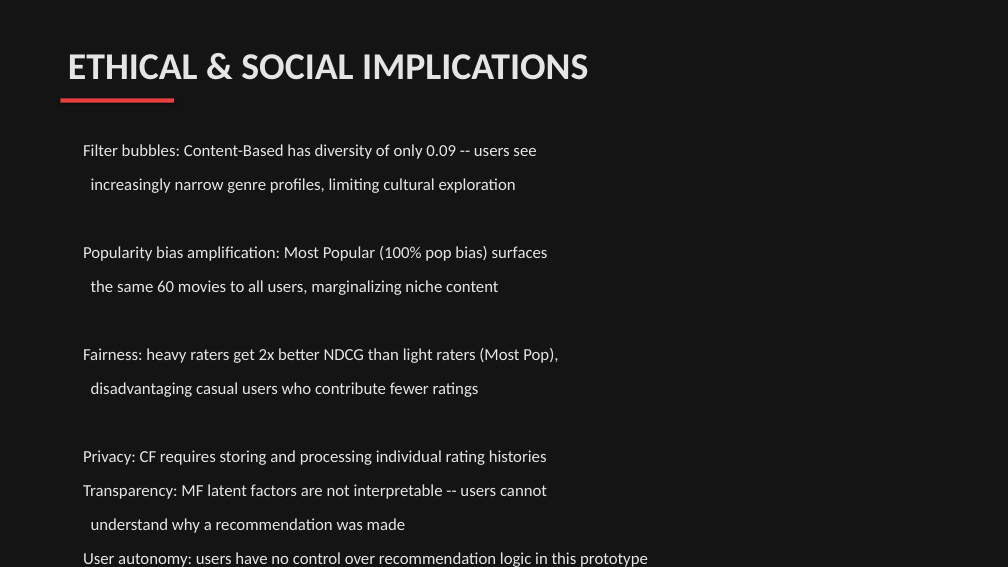
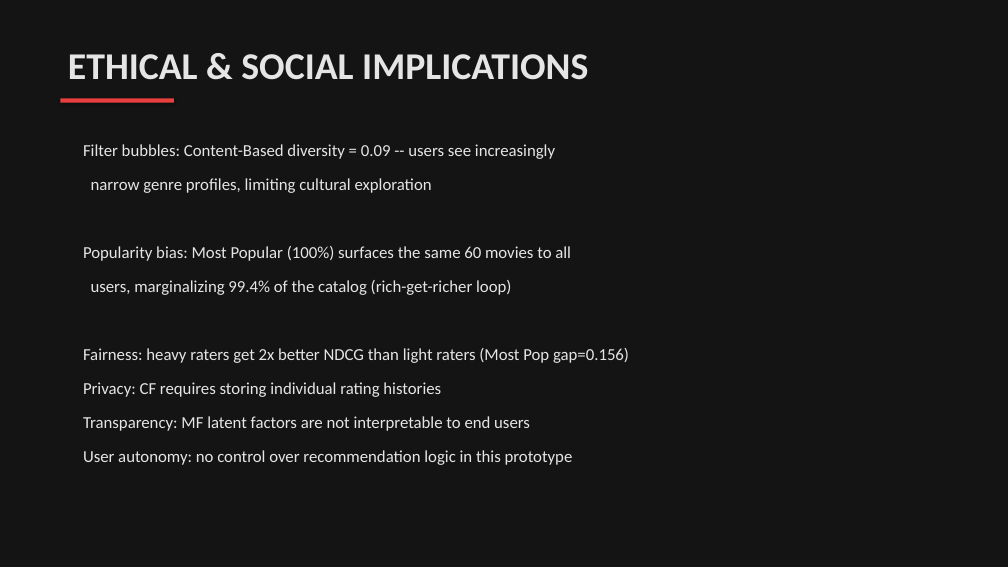
Before and after one commit to Thisisntevenmyfinale/cinematch, a slide deck: slide 17 of CineMatch_Presentation.pptx. Drawn at 1008x567 pixels with LibreOffice and Linux fonts; fonts in the diff are those of the drawing. Boxes give left, top, right and bottom in pixels: in the first picture for what was removed or moved away, otherwise in the second. Text is boxed around its words. In the diff, an @@ line names an element or a change of style, - is before the commit and + after.

```diff
--- a/CineMatch_Presentation.pptx
+++ b/CineMatch_Presentation.pptx
@@ text at (x1=83, y1=144, x2=555, y2=159): text changed @@
-Filter bubbles: Content-Based has diversity of only 0.09 -- users see
+Filter bubbles: Content-Based diversity = 0.09 -- users see increasingly
@@ text at (x1=91, y1=178, x2=432, y2=193): text changed @@
-increasingly narrow genre profiles, limiting cultural exploration
+narrow genre profiles, limiting cultural exploration
@@ text at (x1=83, y1=246, x2=571, y2=261): text changed @@
-Popularity bias amplification: Most Popular (100% pop bias) surfaces
+Popularity bias: Most Popular (100%) surfaces the same 60 movies to all
@@ text at (x1=91, y1=280, x2=511, y2=295): text changed @@
-the same 60 movies to all users, marginalizing niche content
+users, marginalizing 99.4% of the catalog (rich-get-richer loop)
@@ text at (x1=83, y1=348, x2=629, y2=363): text changed @@
-Fairness: heavy raters get 2x better NDCG than light raters (Most Pop),
+Fairness: heavy raters get 2x better NDCG than light raters (Most Pop gap=0.156)
@@ text at (x1=83, y1=382, x2=441, y2=397): text changed @@
-disadvantaging casual users who contribute fewer ratings
+Privacy: CF requires storing individual rating histories
@@ text at (x1=83, y1=416, x2=530, y2=431): text changed @@
-Transparency: MF latent factors are not interpretable -- users cannot
+Transparency: MF latent factors are not interpretable to end users
@@ text at (x1=83, y1=450, x2=573, y2=465): text changed @@
-Privacy: CF requires storing and processing individual rating histories
+User autonomy: no control over recommendation logic in this prototype
@@ text removed at (x1=91, y1=518, x2=406, y2=533) @@
-understand why a recommendation was made
@@ text removed at (x1=83, y1=552, x2=648, y2=567) @@
-User autonomy: users have no control over recommendation logic in this prototype
```
Also in this commit, not shown: 1 other slide changed, 1 other file.
